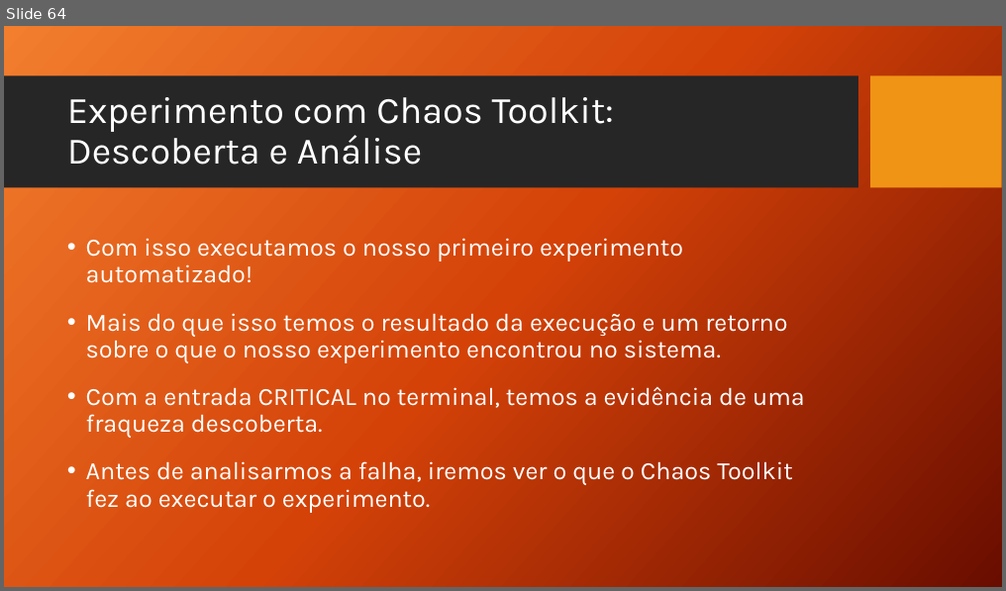
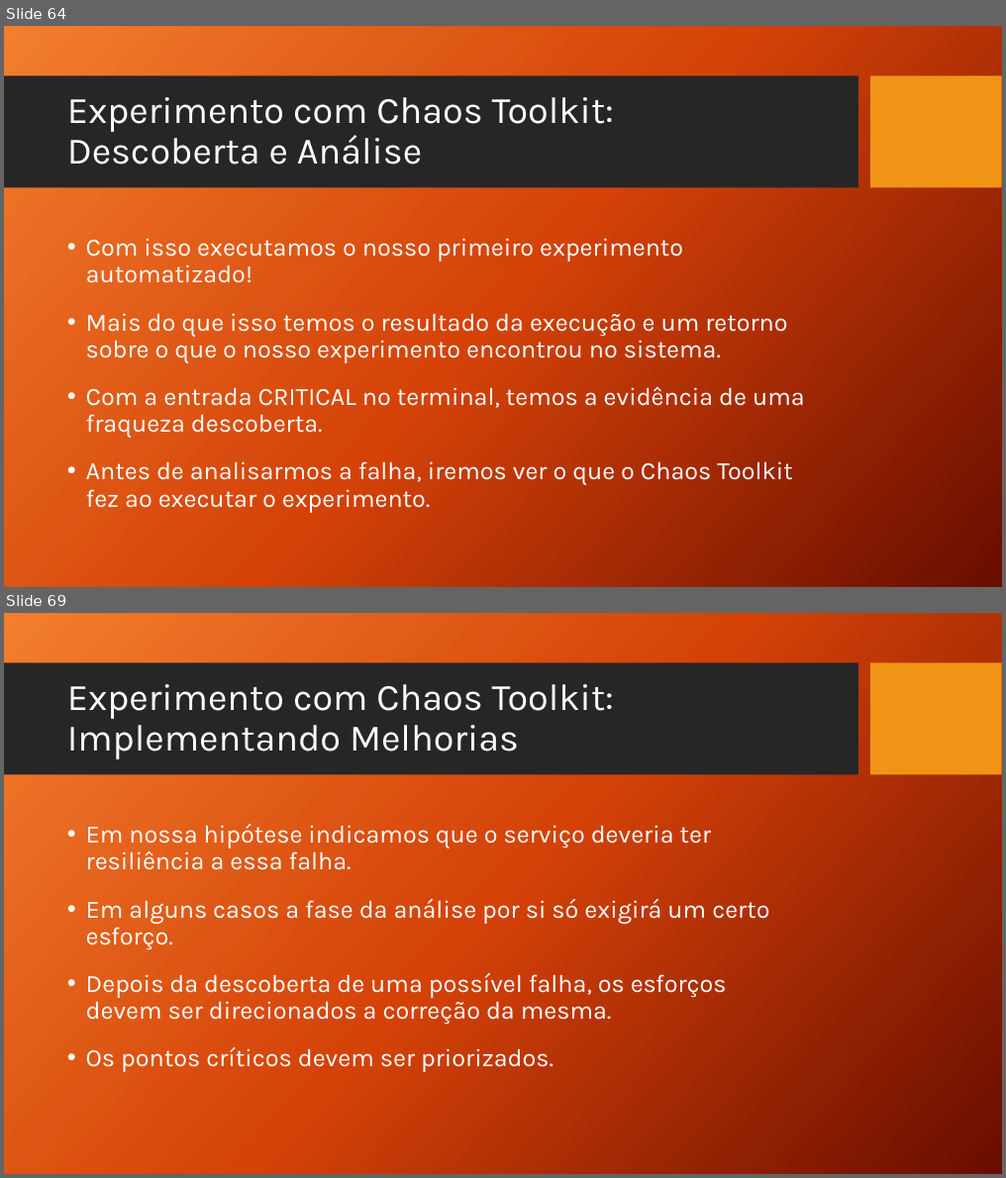
Before and after one commit to TCC-Chaos-Engineering/docs-chaos-engineering, a slide deck: docs/Chaos Engineering - Das Hipoteses aos Testes.pptx. Shown one above the other, each under a label of ours: slide 64 before the commit, slides 64 and 69 after it; the slides between them are not shown. The pictures are 1006x591 and 1006x1178 pixels, drawn with LibreOffice and Linux fonts; fonts in the diff are those of the drawing; background and template pictures are left out. Boxes give left, top, right and bottom in pixels: in the first picture for what was removed or moved away, otherwise in the second. Text is boxed around its words. In the diff, an @@ line names an element or a change of style, - is before the commit and + after.

Commit message:
Chaos Toolkit - Validando Melhorias

```diff
--- a/docs/Chaos Engineering - Das Hipoteses aos Testes.pptx
+++ b/docs/Chaos Engineering - Das Hipoteses aos Testes.pptx
@@ slide 69 added at [4, 613, 1002, 1174], background picture (left out); not listed: 2 template elements that a slide beside it also shows @@
@@ title added at [67, 684, 614, 760], 36 pt, text #FFFFFF @@
+Experimento com Chaos Toolkit:
+Implementando Melhorias
@@ text added at [86, 824, 769, 1072], 24 pt, text #FFFFFF @@
+• Em nossa hipótese indicamos que o serviço deveria ter resiliência a essa falha.
+• Em alguns casos a fase da análise por si só exigirá um certo esforço.
+• Depois da descoberta de uma possível falha, os esforços devem ser direcionados a correção da mesma.
+• Os pontos críticos devem ser priorizados.
```
Also in this commit, not shown: 7 slides changed, 28 other slides added.
